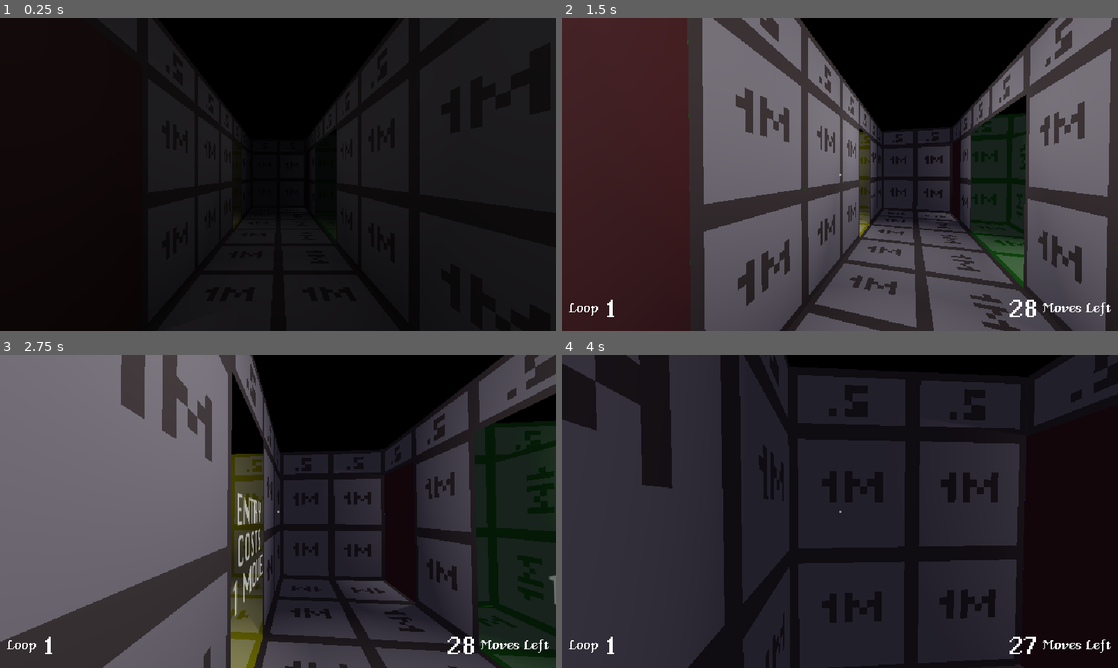
Above: before the commit, frames 1-4 (two rows, left to right).
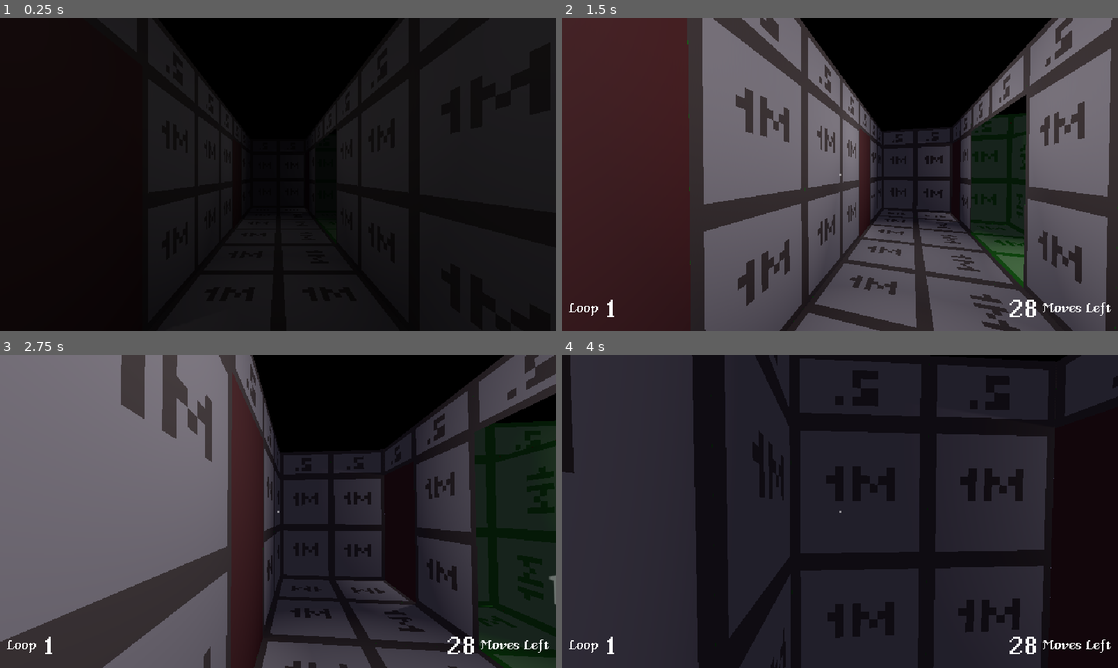
Above: after the commit, the same moments.

Repository: ohiogauze/sj24-game
Game: Godot game, scene res://rooms/01_house/01_house.tscn
Same seed, same stepped clock (60 frames per second), same inputs: the game is played once before the commit and once after it. The project has no main scene, so this scene is started directly.
Inputs (mouse positions are in pixels of both pictures, inside the frame that each line leads up to):
- Up to frame 1 (0.25 s): no input
- Up to frame 2 (1.5 s): tap Enter at 0.5 s; move the mouse to (867, 174) at 0.52 s; hold W (move_forward) from 0.53 s (still down); click (867, 174) at 0.6 s; tap Space (jump) at 0.77 s; move the mouse to (812, 174) at 1.27 s; click (812, 174) at 1.35 s
- Up to frame 3 (2.75 s): keep holding W (move_forward); tap Space (jump) at 1.52 s; move the mouse to (289, 505) at 2.02 s; click (289, 505) at 2.1 s
- Up to frame 4 (4 s): keep holding W (move_forward); move the mouse to (834, 517) at 2.77 s; click (834, 517) at 2.85 s; tap Space (jump) at 3.02, 3.77 s; move the mouse to (878, 514) at 3.52 s; click (878, 514) at 3.6 s

The runs differ from the first frame. In frame 1, less than 0.1% of the frame differs, in the area x 41-43%, y 64-67%; in frame 2, 0.5%; in frame 3, 4.3%; in frame 4, 18%, in the area x 0-89%, y 0-100%.

Commit message:
Add child bedroom closet

Diff:
--- a/data/logic.json
+++ b/data/logic.json
@@ -1 +1 @@
-[{"id":"door_master_bedroom","lines":["Is it unlocked?",":open MasterBedroom","Yes!"]},{"id":"door_spare_bedroom","lines":[":has spare_bedroom_key","\t:open SpareBedroom","\tUnlocked with the Spare Bedroom key!","\t:take spare_bedroom_key","\t:exit",":end","","Is it unlocked?","...","No... I'll need to find a key."]},{"id":"obj_cupboard","lines":[":coun …(514 unchanged characters)…
+[{"id":"door_child_bedroom","lines":["That's the door to my bedroom.","Is it unlocked?",":open ChildBedroom","Yes!"]},{"id":"door_master_bedroom","lines":[":has master_bedroom_key","\t:open MasterBedroom","\tUnlocked with the Master Bedroom key!","\t:take master_bedroom_key","\t:exit",":end","","Is it unlocked?","...","No... I'll need to find a key."]},{"id":"door_spare_bedroom","lines":[":has spare_bedroom_key","\t:open SpareBedroom","\tUnlocked with the Spare Bedroom key!","\t:take spare_bedroom_key","\t:exit",":end","","Is it unlocked?","...","No... I'll need to find a key."]},{"id":"obj_child_bedroom_closet","lines":["A closet?"]},{"id":"obj_cupboard","lines":[":coun …(514 unchanged characters)…
--- /dev/null
+++ b/objects/closet/closet.tscn
@@ -0,0 +1,37 @@
+[gd_scene load_steps=6 format=3 uid="uid://6yctjiffv1yc"]
+
+[ext_resource type="Script" path="res://classes/interactive/useable.gd" id="1_n7hg2"]
+
+[sub_resource type="StandardMaterial3D" id="StandardMaterial3D_7vhb8"]
+albedo_color = Color(0.772339, 0.549465, 0.614526, 1)
+
+[sub_resource type="BoxMesh" id="BoxMesh_tmip1"]
+material = SubResource("StandardMaterial3D_7vhb8")
+size = Vector3(1, 2, 0.5)
+
+[sub_resource type="ConcavePolygonShape3D" id="ConcavePolygonShape3D_j24ha"]
+data = PackedVector3Array(-0.5, 1, 0.25, 0.5, 1, 0.25, -0.5, -1, 0.25, 0.5, 1, 0.25, 0.5, -1, 0.25, -0.5, -1, 0.25, 0.5, 1, -0.25, -0.5, 1, -0.25, 0.5, -1, -0.25, -0.5, 1, -0.25, -0.5, -1, -0.25, 0.5, -1, -0.25, 0.5, 1, 0.25, 0.5, 1, -0.25, 0.5, -1, 0.25, 0.5, 1, -0.25, 0.5, -1, -0.25, 0.5, -1, 0.25, -0.5, 1, -0.25, -0.5, 1, 0.25, -0.5, -1, -0.25, -0.5, 1, 0.25, -0.5, -1, 0.25, -0.5, -1, -0.25, 0.5, 1, 0.25, -0.5, 1, 0.25, 0.5, 1, -0.25, -0.5, 1, 0.25, -0.5, 1, -0.25, 0.5, 1, -0.25, -0.5, -1, 0.25, 0.5, -1, 0.25, -0.5, -1, -0.25, 0.5, -1, 0.25, 0.5, -1, -0.25, -0.5, -1, -0.25)
+
+[sub_resource type="BoxShape3D" id="BoxShape3D_qahyy"]
+size = Vector3(1.1, 2, 0.6)
+
+[node name="Closet" type="Node3D"]
+
+[node name="MeshInstance3D" type="MeshInstance3D" parent="."]
+transform = Transform3D(1, 0, 0, 0, 1, 0, 0, 0, 1, 0, 1, 0)
+mesh = SubResource("BoxMesh_tmip1")
+
+[node name="StaticBody3D" type="StaticBody3D" parent="."]
+
+[node name="CollisionShape3D" type="CollisionShape3D" parent="StaticBody3D"]
+transform = Transform3D(1, 0, 0, 0, 1, 0, 0, 0, 1, 0, 1, 0)
+shape = SubResource("ConcavePolygonShape3D_j24ha")
+
+[node name="Useable" type="Area3D" parent="."]
+script = ExtResource("1_n7hg2")
+title = "Closet"
+logic_id = "obj_child_bedroom_closet"
+
+[node name="CollisionShape3D" type="CollisionShape3D" parent="Useable"]
+transform = Transform3D(1, 0, 0, 0, 1, 0, 0, 0, 1, 0, 1, 0)
+shape = SubResource("BoxShape3D_qahyy")
--- a/rooms/01_house/01_house.tscn
+++ b/rooms/01_house/01_house.tscn
@@ -7,6 +7,7 @@
 [ext_resource type="Script" path="res://classes/state_machine/state_machine.gd" id="5_4xrjg"]
 [ext_resource type="PackedScene" uid="uid://dmx8b4sw6bn8s" path="res://objects/cupboard/cupboard.tscn" id="5_t3hu2"]
 [ext_resource type="PackedScene" uid="uid://dp6ihspjeug05" path="res://modules/door/door.tscn" id="5_wrobu"]
+[ext_resource type="PackedScene" uid="uid://6yctjiffv1yc" path="res://objects/closet/closet.tscn" id="6_1f4ix"]
 [ext_resource type="PackedScene" uid="uid://t54kyl8fuxxb" path="res://modules/portals/single_width_portal.tscn" id="6_5p83s"]
 [ext_resource type="Script" path="res://rooms/01_house/states/intro.gd" id="6_gqxir"]
 [ext_resource type="PackedScene" uid="uid://cxncwsmx16umy" path="res://modules/portals/double_width_portal.tscn" id="7_og2be"]
@@ -102,6 +103,12 @@
 
 [node name="Doors" type="Node" parent="."]
 
+[node name="ChildBedroom" parent="Doors" instance=ExtResource("5_wrobu")]
+transform = Transform3D(-4.37114e-08, 0, 1, 0, 1, 0, -1, 0, -4.37114e-08, -2, 0, -6.5)
+goes_to = "Child Bedroom"
+logic_id = "door_child_bedroom"
+portal_path = NodePath("../../Portals/ChildBedroom")
+
 [node name="MasterBedroom" parent="Doors" instance=ExtResource("5_wrobu")]
 transform = Transform3D(-4.37114e-08, 0, 1, 0, 1, 0, -1, 0, -4.37114e-08, -2, 0, -2.5)
 goes_to = "Master Bedroom"
@@ -115,6 +122,9 @@
 portal_path = NodePath("../../Portals/SpareBedroom")
 
 [node name="Objects" type="Node" parent="."]
+
+[node name="Closet" parent="Objects" instance=ExtResource("6_1f4ix")]
+transform = Transform3D(1, 0, 0, 0, 1, 0, 0, 0, 1, -3, 0, -9)
 
 [node name="Cupboard" parent="Objects" instance=ExtResource("5_t3hu2")]
 transform = Transform3D(-4.37114e-08, 0, 1, 0, 1, 0, -1, 0, -4.37114e-08, 8.74061, 0, -2)
Not shown: 1 places in rooms/01_house/01_house.tscn that only renumber resources
